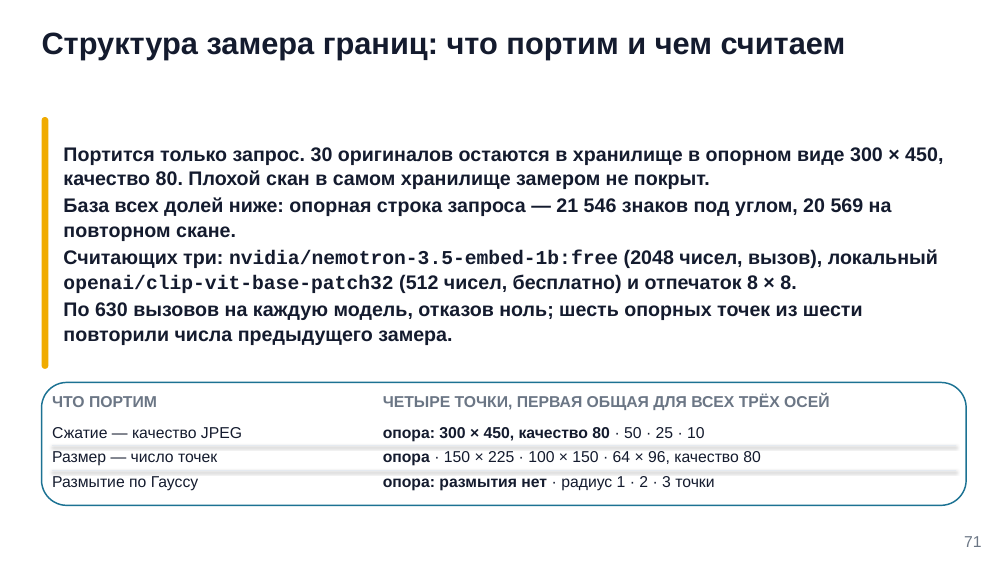
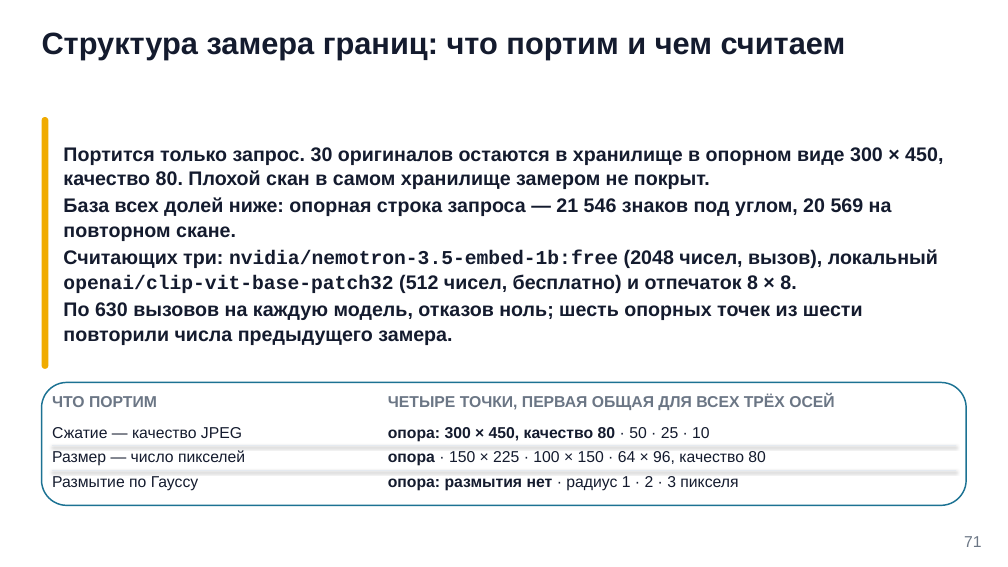
Before and after one commit to tellina-study/AI-usage-lessons, a slide deck: slide 71 of library/seminars/sem-10/rendered/sem-10.pptx. Drawn at 1008x567 pixels with LibreOffice and Linux fonts; fonts in the diff are those of the drawing. Boxes give left, top, right and bottom in pixels: in the first picture for what was removed or moved away, otherwise in the second. Text is boxed around its words. In the diff, an @@ line names an element or a change of style, - is before the commit and + after.

```diff
--- a/library/seminars/sem-10/rendered/sem-10.pptx
+++ b/library/seminars/sem-10/rendered/sem-10.pptx
@@ text "ЧЕТЫРЕ ТОЧКИ, ПЕРВАЯ ОБЩАЯ ДЛЯ ...": place and size @@
-text "ЧЕТЫРЕ ТОЧКИ, ПЕРВАЯ ОБЩАЯ ДЛЯ ..." at box(383, 394, 829, 410)
+text "ЧЕТЫРЕ ТОЧКИ, ПЕРВАЯ ОБЩАЯ ДЛЯ ..." at box(388, 394, 834, 410)
@@ text "опора: 300 × 450, качество ...": place and size @@
-text "опора: 300 × 450, качество ..." at box(383, 427, 705, 442)
+text "опора: 300 × 450, качество ..." at box(388, 427, 710, 442)
@@ text "опора · 150 × 225 ...": place and size @@
-text "опора · 150 × 225 ..." at box(383, 451, 761, 466)
+text "опора · 150 × 225 ..." at box(388, 451, 766, 466)
@@ text at box(52, 450, 245, 466): text changed @@
-Размер — число точек
+Размер — число пикселей
@@ text at box(388, 476, 738, 491): text changed; bold off @@
-опора: размытия нет · радиус 1 · 2 · 3 точки
+опора: размытия нет · радиус 1 · 2 · 3 пикселя
```
Also in this commit, not shown: 12 other slides changed, 1 slide added, 1 slide removed, 4 other files.
